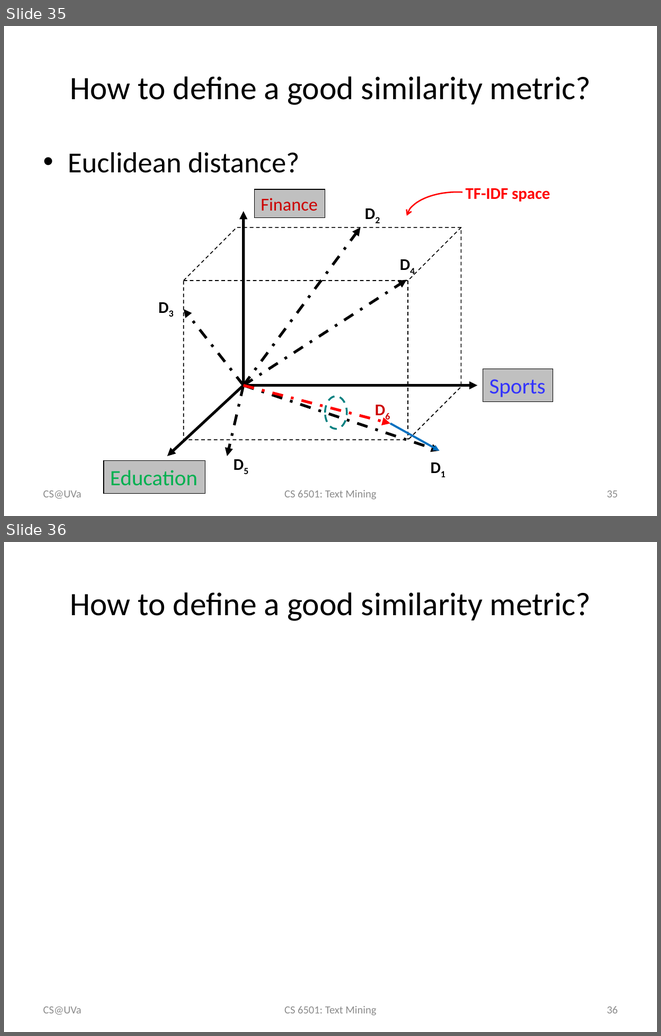
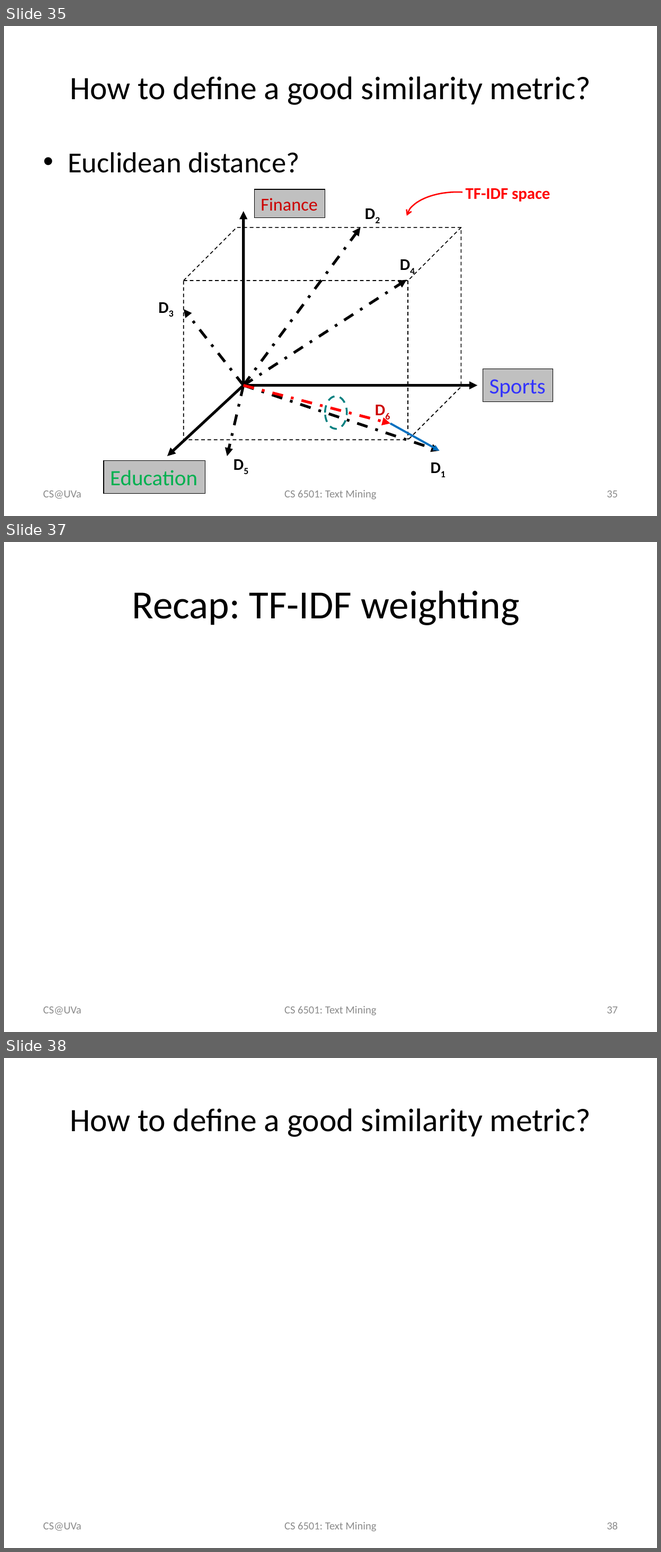
Before and after one commit to wang296/CS6501-Text-Mining, a slide deck: docs/VS model.pptx. Shown one above the other, each under a label of ours: slides 35 and 36 before the commit, slides 35, 37 and 38 after it; the slides between them are not shown. The pictures are 661x1036 and 661x1552 pixels, drawn with LibreOffice and Linux fonts; fonts in the diff are those of the drawing; grey boxes stand for pictures. Boxes give left, top, right and bottom in pixels: in the first picture for what was removed or moved away, otherwise in the second. Text is boxed around its words. In the diff, an @@ line names an element or a change of style, - is before the commit and + after.

```diff
--- a/docs/VS model.pptx
+++ b/docs/VS model.pptx
@@ slide 37 added at <box>4,542,657,1032</box>, background #FFFFFF @@
@@ title added at <box>132,590,519,625</box>, 44 pt, text #000000 @@
+Recap: TF-IDF weighting
@@ text added at <box>43,1006,81,1014</box>, 12 pt, text #8C8C8C @@
+CS@UVa
@@ text added at <box>284,1006,376,1015</box>, 12 pt, text #8C8C8C @@
+CS 6501: Text Mining
@@ page number added at <box>607,1006,618,1013</box>, 12 pt, text #8C8C8C @@
+37
@@ what was slide 36 is now slide 38 @@
@@ page number at <box>607,1522,618,1529</box>: text changed @@
-36
+38
```
Also in this commit, not shown: 1 slide changed, 1 other slide added, 2 other files.
